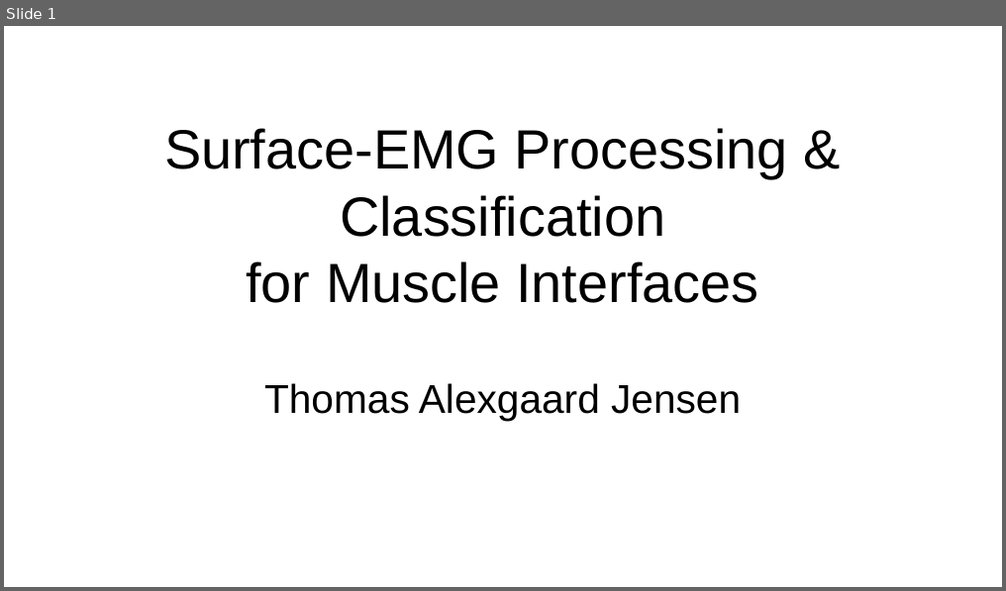
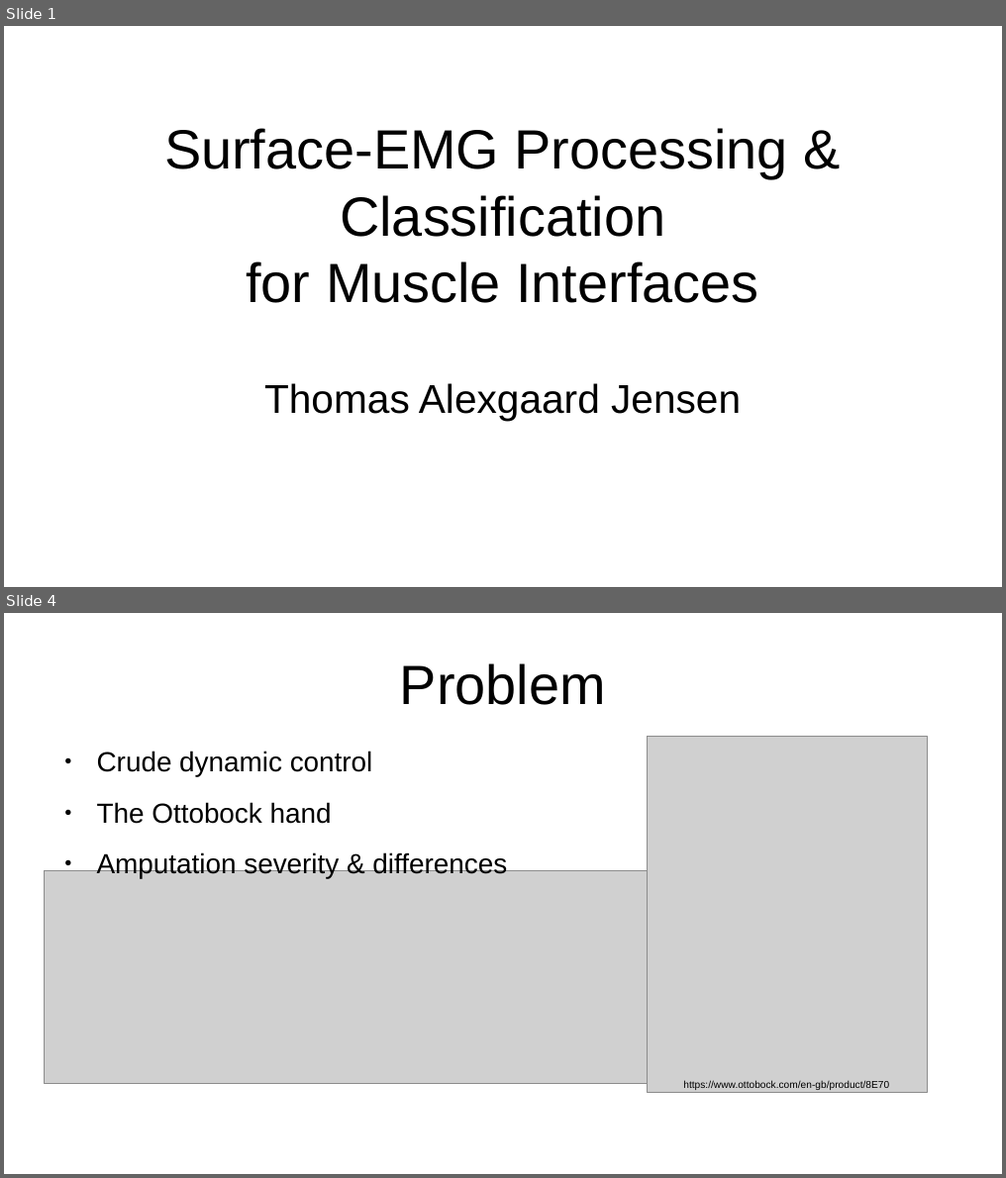
Before and after one commit to thom9258/masters-thesis, a slide deck: presentation/Presentation.odp. Shown one above the other, each under a label of ours: slide 1 before the commit, slides 1 and 4 after it; the slides between them are not shown. The pictures are 1006x591 and 1006x1178 pixels, drawn with LibreOffice and Linux fonts; fonts in the diff are those of the drawing; grey boxes stand for pictures. Boxes give left, top, right and bottom in pixels: in the first picture for what was removed or moved away, otherwise in the second. Text is boxed around its words. In the diff, an @@ line names an element or a change of style, - is before the commit and + after.

```diff
--- a/presentation/Presentation.odp
+++ b/presentation/Presentation.odp
@@ slide 4 added at box(4, 613, 1002, 1174), background #FFFFFF @@
@@ title added at box(400, 663, 606, 705), 44 pt, text #000000 @@
+Problem
@@ text added at box(97, 751, 507, 878), 22 pt, text #000000 @@
+● Crude dynamic control
+● The Ottobock hand
+● Amputation severity & differences
@@ picture added at box(647, 736, 928, 1093) @@
@@ picture added at box(44, 870, 656, 1084) @@
@@ text added at box(683, 1081, 889, 1090), 8 pt, text #000000 @@
+https://www.ottobock.com/en-gb/product/8E70
```
Also in this commit, not shown: 1 slide changed, 14 other slides added, 7 slides removed.
